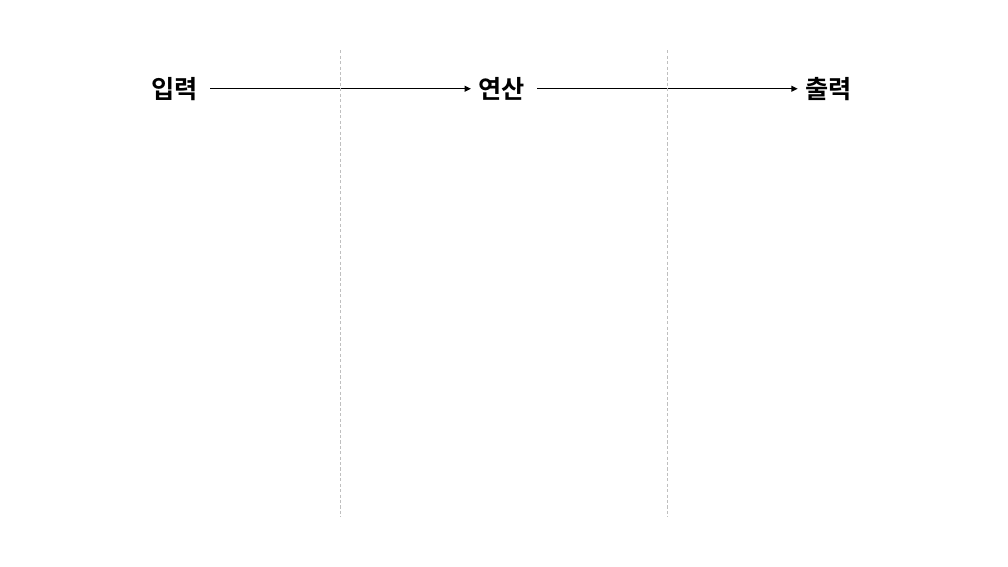
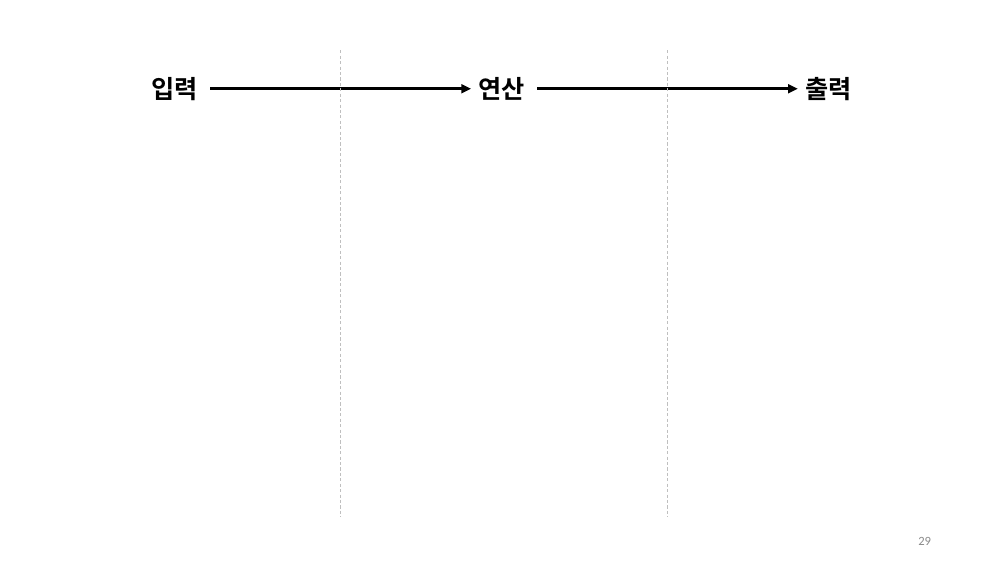
Before and after one commit to hhko/ArchDdd, a slide deck: slide 29 of README.pptx (slide 28 before the commit). Drawn at 1008x567 pixels with LibreOffice and Linux fonts; fonts in the diff are those of the drawing. Boxes give left, top, right and bottom in pixels: in the first picture for what was removed or moved away, otherwise in the second. Text is boxed around its words. In the diff, an @@ line names an element or a change of style, - is before the commit and + after.

```diff
--- a/README.pptx
+++ b/README.pptx
@@ arrow (210, 88) - (471, 88): stroke #000000 1 pt to #000000 3 pt @@
@@ arrow (537, 88) - (798, 88): stroke #000000 1 pt to #000000 3 pt @@
@@ page number added at [918,537,931,545], 12 pt, text #8C8C8C @@
+29
```
Also in this commit, not shown: 55 other slides changed, 3 slides added, 1 slide removed, 3 other files.
